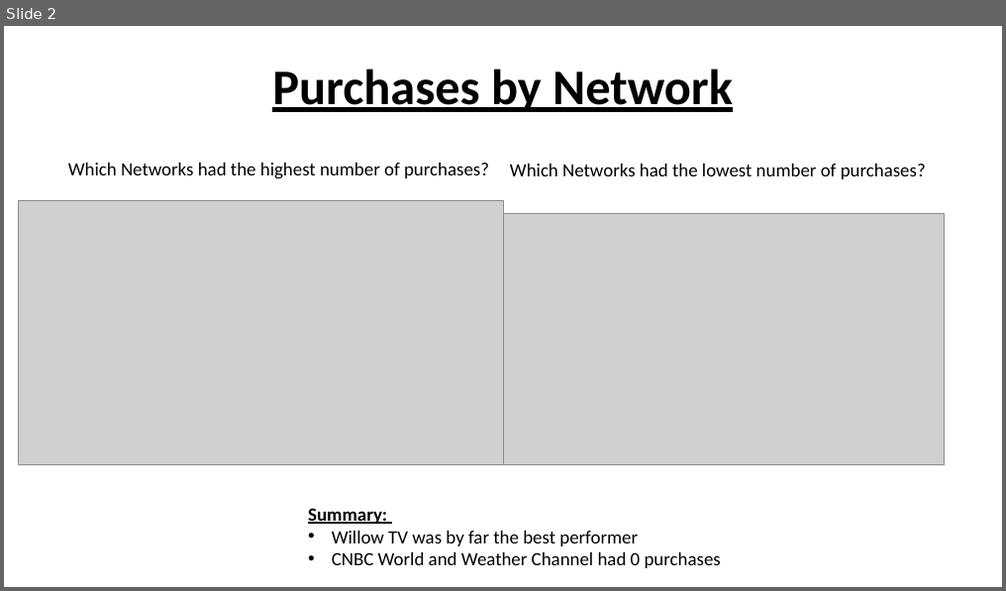
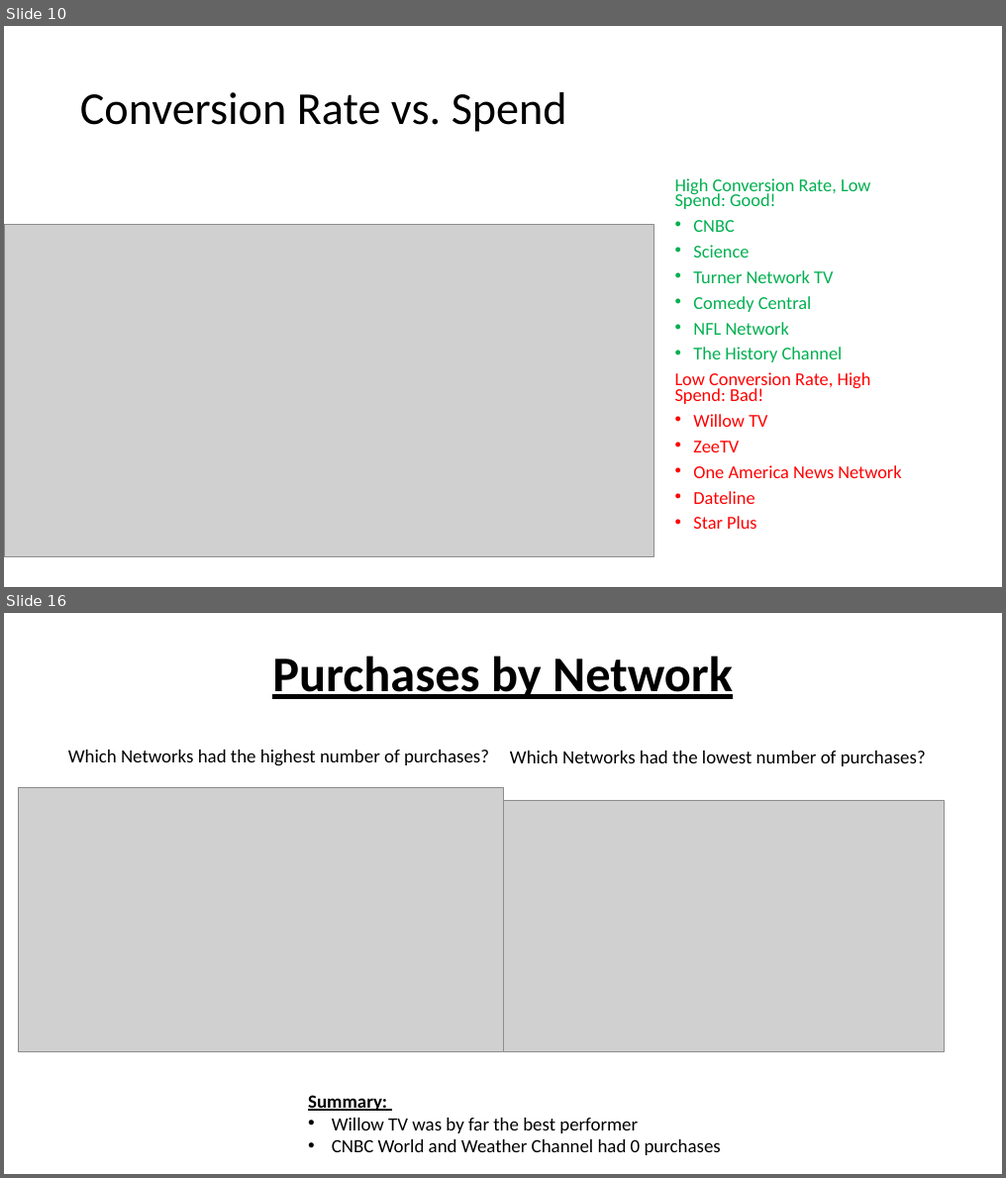
Before and after one commit to papir805/telepulse_ad_campaign_report, a slide deck: companyxyz_presentation.pptx. Shown one above the other, each under a label of ours: slide 2 before the commit, slides 10 and 16 after it; the slides between them are not shown. The pictures are 1006x591 and 1006x1178 pixels, drawn with LibreOffice and Linux fonts; fonts in the diff are those of the drawing; grey boxes stand for pictures. Boxes give left, top, right and bottom in pixels: in the first picture for what was removed or moved away, otherwise in the second. Text is boxed around its words. In the diff, an @@ line names an element or a change of style, - is before the commit and + after.

```diff
--- a/companyxyz_presentation.pptx
+++ b/companyxyz_presentation.pptx
@@ slide 10 added at box(4, 26, 1002, 587), background #FFFFFF @@
@@ title added at box(80, 92, 567, 132), 44 pt, text #000000 @@
+Conversion Rate vs. Spend
@@ text added at box(675, 178, 901, 529), 17.5 pt, text #00B050 @@
+High Conversion Rate, Low Spend: Good!
+• CNBC
+• Science
+• Turner Network TV
+• Comedy Central
+• NFL Network
+• The History Channel
+Low Conversion Rate, High Spend: Bad!
+• Willow TV
+• ZeeTV
+• One America News Network
+• Dateline
+• Star Plus
@@ picture added at box(4, 225, 653, 558) @@
@@ what was slide 2 is now slide 16 @@
```
Also in this commit, not shown: 1 slide changed, 13 other slides added, 1 slide removed, 10 other files.
